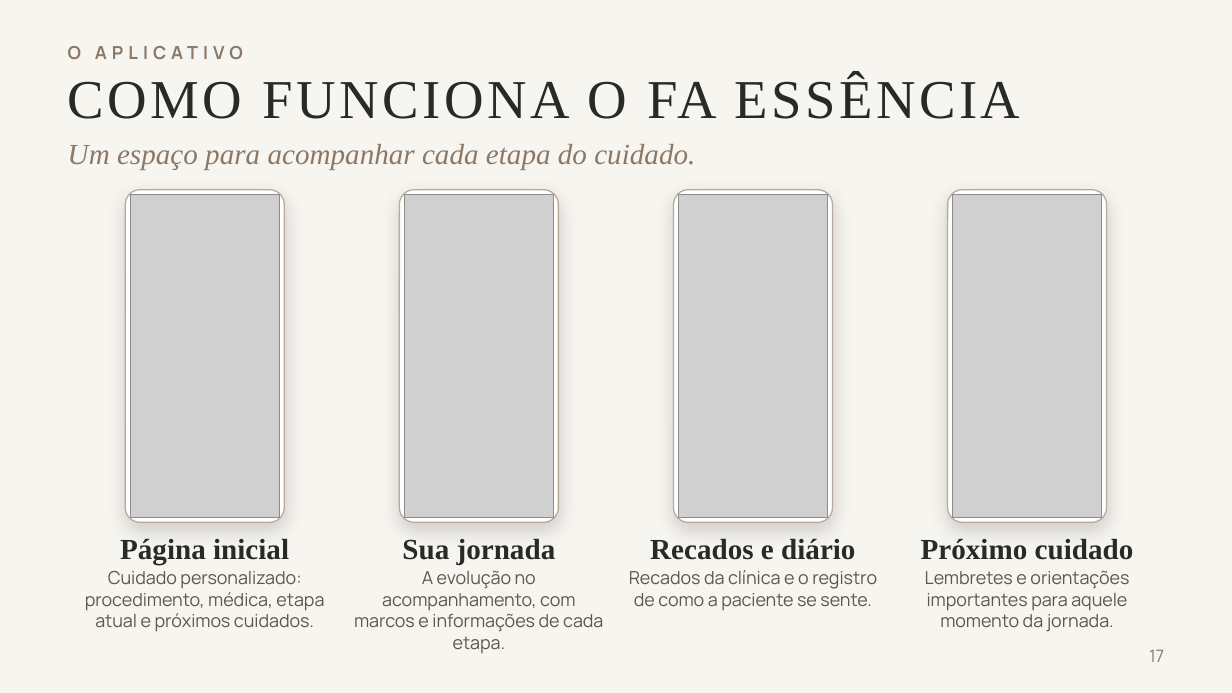
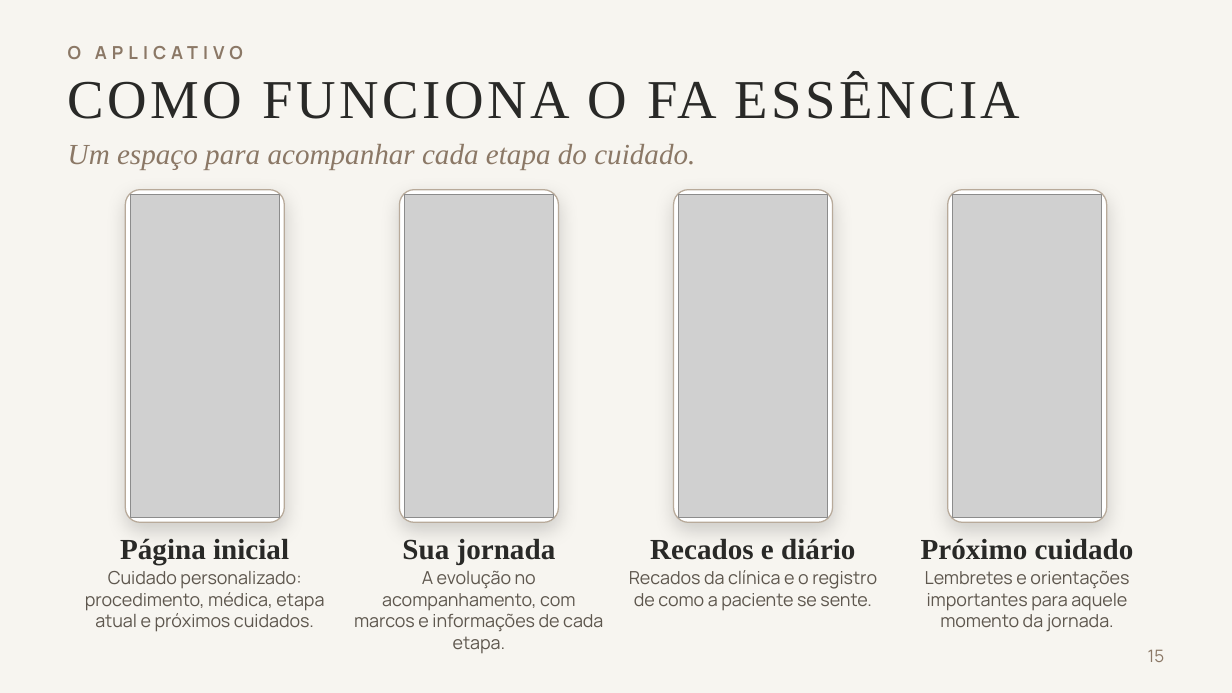
Before and after one commit to joaogstrapa10-cell/strapa.ai, a slide deck: slide 15 of FA-Essencia-Apresentacao.pptx (slide 17 before the commit). Drawn at 1232x693 pixels with LibreOffice and Linux fonts; fonts in the diff are those of the drawing; grey boxes stand for pictures. Boxes give left, top, right and bottom in pixels: in the first picture for what was removed or moved away, otherwise in the second. Text is boxed around its words. In the diff, an @@ line names an element or a change of style, - is before the commit and + after.

```diff
--- a/FA-Essencia-Apresentacao.pptx
+++ b/FA-Essencia-Apresentacao.pptx
@@ text at [1148,649,1165,662]: text changed @@
-17
+15
```
Also in this commit, not shown: 18 other slides changed, 5 slides removed, 1 other file.
